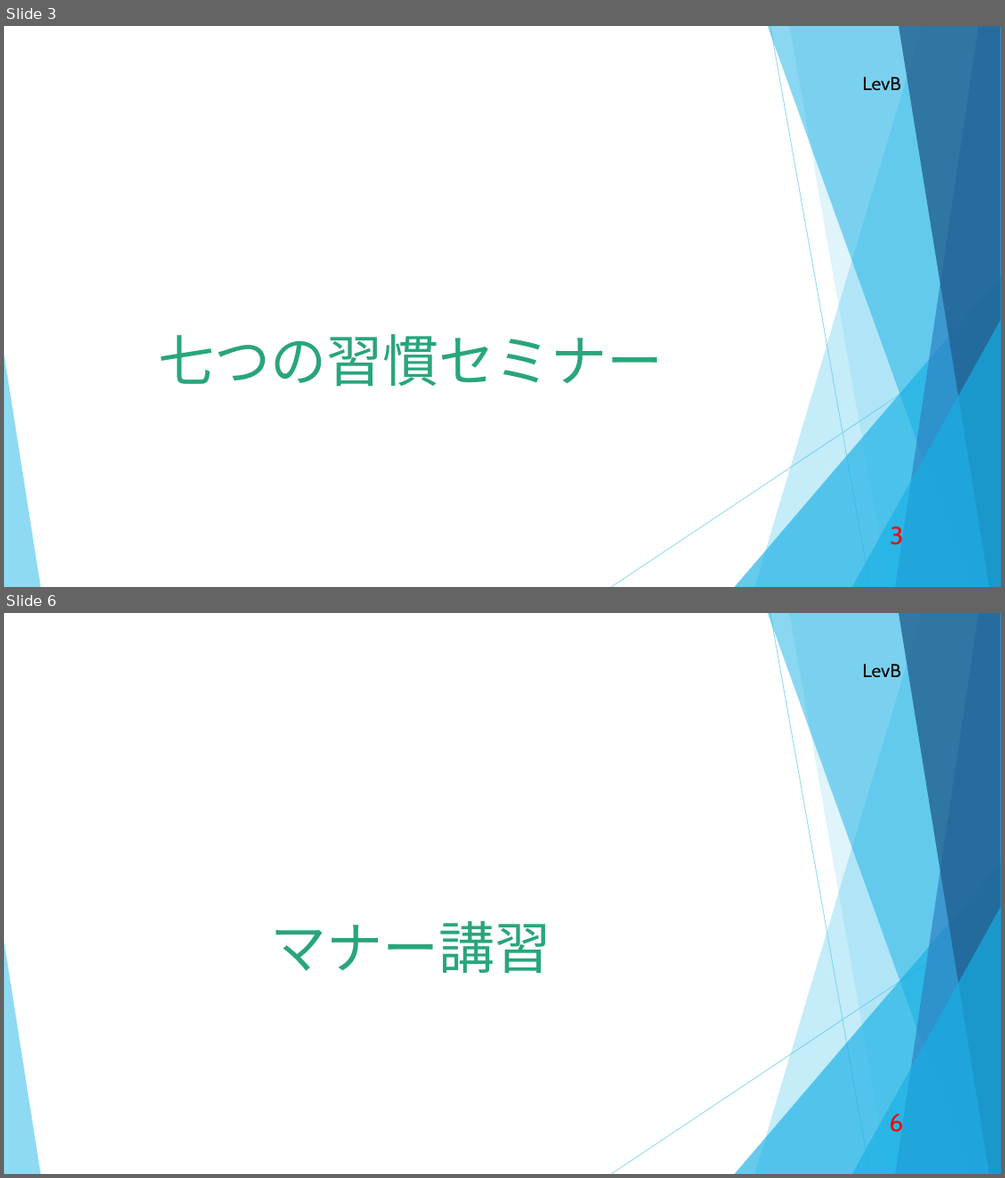
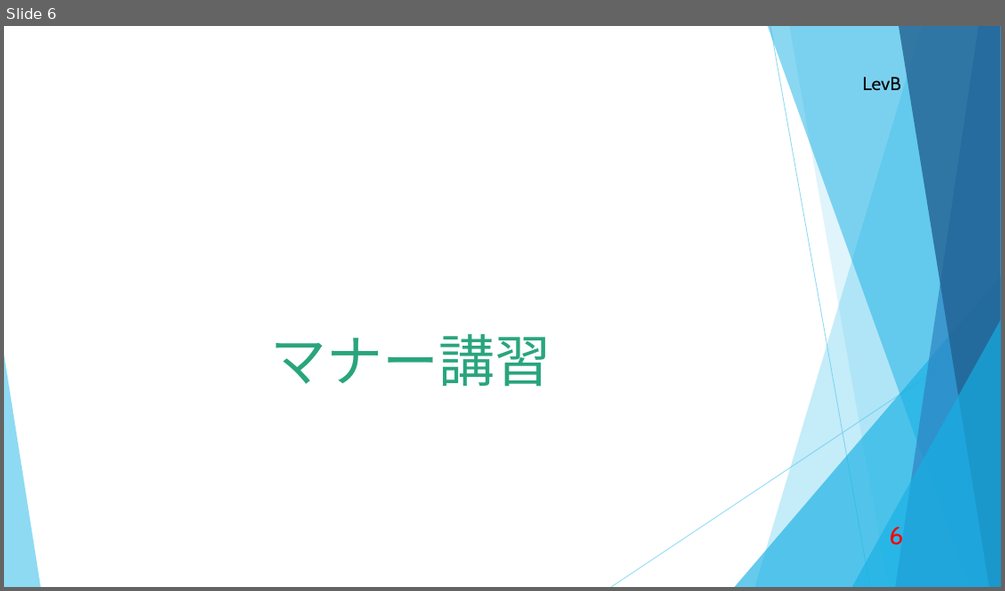
Before and after one commit to d-nakamura1/1st-training, a slide deck: 成果発表(中村大輝).pptx. Shown one above the other, each under a label of ours: slides 3 and 6 before the commit, slide 6 after it; the slides between them are not shown. The pictures are 1005x1178 and 1005x591 pixels, drawn with LibreOffice and Linux fonts; fonts in the diff are those of the drawing. Boxes give left, top, right and bottom in pixels: in the first picture for what was removed or moved away, otherwise in the second. Text is boxed around its words. In the diff, an @@ line names an element or a change of style, - is before the commit and + after.

```diff
--- a/成果発表(中村大輝).pptx
+++ b/成果発表(中村大輝).pptx
@@ slide 3 removed at (4, 26, 1001, 587), background #FFFFFF; not listed: 11 template elements that a slide beside it also shows @@
@@ title removed at (159, 334, 663, 386) @@
-七つの習慣セミナー
@@ page number removed at (890, 526, 903, 545) @@
-3
```
Also in this commit, not shown: 6 slides changed, 2 slides added.
